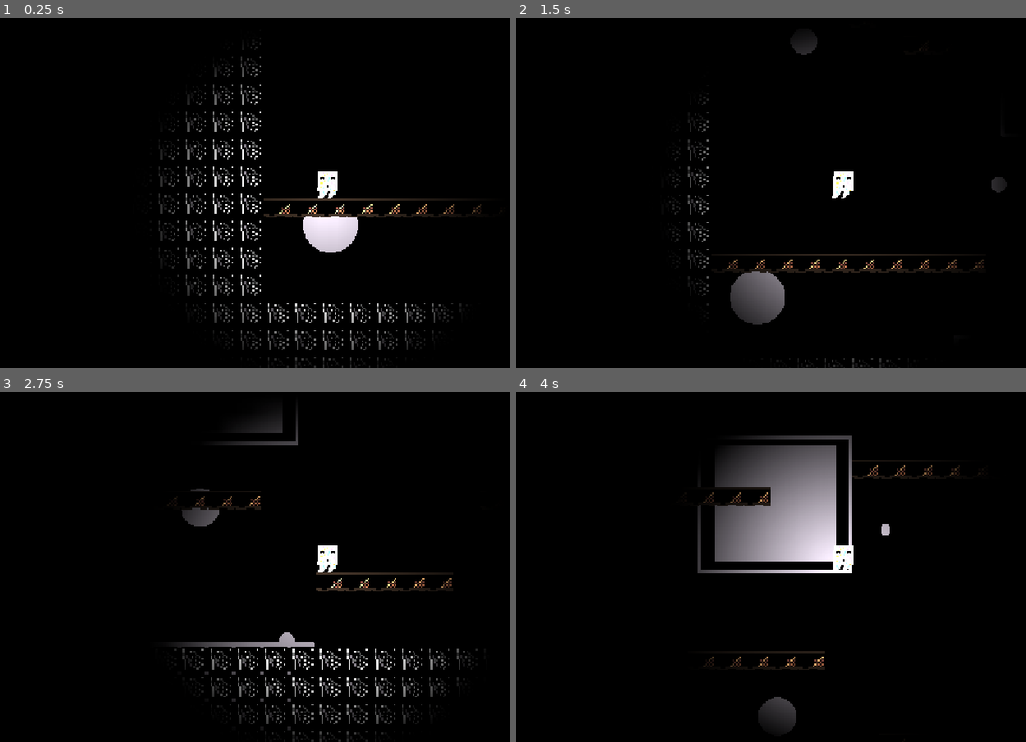
Above: before the commit, frames 1-4 (two rows, left to right).
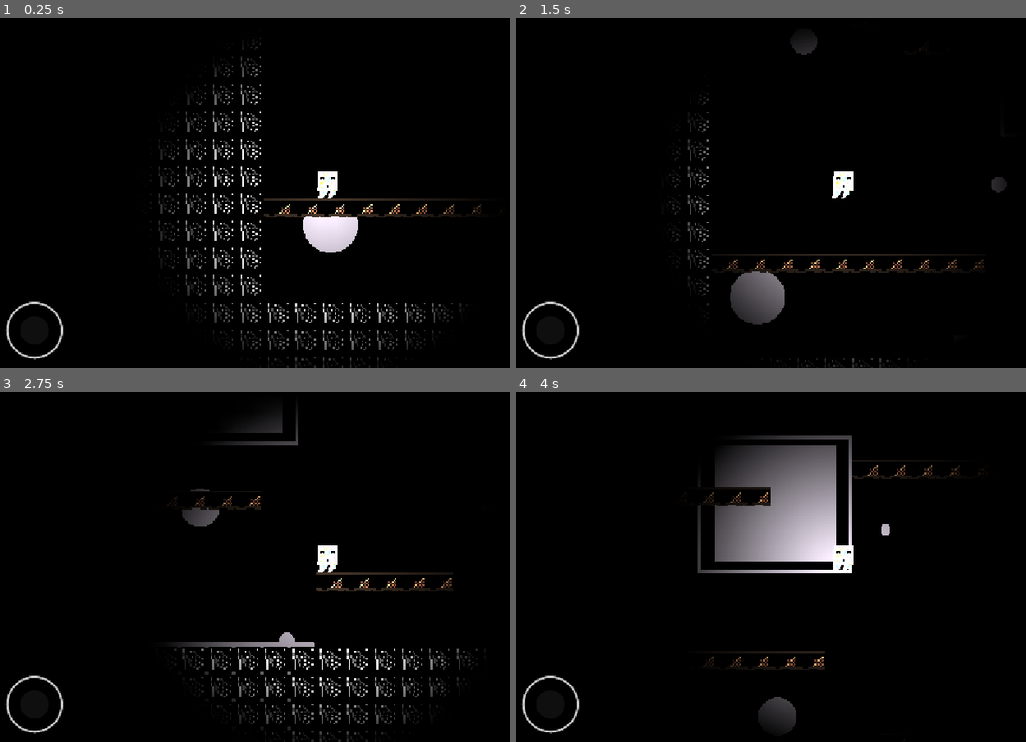
Above: after the commit, the same moments.

Repository: matt-ctrl-alt-del/Shutter
Game: Godot game, scene res://Scenes/level_1.tscn
Two runs of this game, one before a commit and one after it. Both use one fixed random seed, a clock stepped at 60 frames per second and the inputs below. This scene is started directly instead of the project's main scene.
Inputs (mouse positions are in pixels of both pictures, inside the frame that each line leads up to):
- Up to frame 1 (0.25 s): no input
- Up to frame 2 (1.5 s): click (outside the picture) at 0.52 s; hold D (move_right) from 1.28 s (still down); tap Space (jump) at 1.35 s
- Up to frame 3 (2.75 s): keep holding D (move_right); tap Space (jump) at 1.52, 1.82, 2.1, 2.27, 2.57 s
- Up to frame 4 (4 s): release D (move_right) at 2.78 s; hold A (move_left) 2.78-3.53 s; tap Space (jump) at 2.85, 3.6, 3.77 s; hold D (move_right) from 3.53 s (still down)

The runs differ from the first frame. In frame 1, 0.3% of the frame differs, in the area x 0-13%, y 81-98%; in frame 2, 0.3%; in frame 3, 0.3%; in frame 4, 0.3%.

Commit message:
Working on joystick

Diff:
--- /dev/null
+++ b/Scenes/joystick.tscn
@@ -0,0 +1,45 @@
+[gd_scene format=3 uid="uid://dlnqv7probs3s"]
+
+[ext_resource type="Texture2D" uid="uid://l5kga57vq482" path="res://Sprites/button_placeholders/jump_blk.png" id="1_ccjgu"]
+[ext_resource type="Texture2D" uid="uid://4ywykp8g60dd" path="res://Sprites/button_placeholders/jump_wht.png" id="2_626ei"]
+
+[node name="joystick" type="Control" unique_id=1294544369]
+z_index = 3
+layout_mode = 3
+anchors_preset = 15
+anchor_right = 1.0
+anchor_bottom = 1.0
+grow_horizontal = 2
+grow_vertical = 2
+
+[node name="VirtualJoystick" type="VirtualJoystick" parent="." unique_id=1397473751]
+top_level = true
+light_mask = 8
+visibility_layer = 8
+z_index = 6
+layout_mode = 0
+offset_left = 42.0
+offset_top = 562.0
+offset_right = 82.0
+offset_bottom = 602.0
+action_left = &"move_left"
+action_right = &"move_right"
+action_up = &"move_up"
+action_down = &"move_down"
+
+[node name="TextureButton" type="TextureButton" parent="." unique_id=400995656]
+z_index = 5
+layout_mode = 1
+anchors_preset = 3
+anchor_left = 1.0
+anchor_top = 1.0
+anchor_right = 1.0
+anchor_bottom = 1.0
+offset_left = -222.0
+offset_top = -78.0
+offset_right = -50.0
+offset_bottom = -36.0
+grow_horizontal = 0
+grow_vertical = 0
+texture_normal = ExtResource("1_ccjgu")
+texture_pressed = ExtResource("2_626ei")
--- a/Scenes/level_1.tscn
+++ b/Scenes/level_1.tscn
@@ -6,6 +6,7 @@
 [ext_resource type="Texture2D" uid="uid://df8pc7r0y35vb" path="res://Sprites/exit.png" id="4_7p6j4"]
 [ext_resource type="PackedScene" uid="uid://86662mbf6umd" path="res://Scenes/lvl1_eureka.tscn" id="5_6444e"]
 [ext_resource type="AudioStream" uid="uid://sktt8ycswy1r" path="res://Audio/scufflinglvl1.mp3" id="6_evi0p"]
+[ext_resource type="PackedScene" uid="uid://dlnqv7probs3s" path="res://Scenes/joystick.tscn" id="7_lsmp6"]
 
 [sub_resource type="AtlasTexture" id="AtlasTexture_6444e"]
 atlas = ExtResource("4_7p6j4")
@@ -108,7 +109,7 @@
 "duration": 1.0,
 "texture": SubResource("AtlasTexture_pjppf")
 }],
-"loop": true,
+"loop": 1,
 "name": &"exit",
 "speed": 5.0
 }]
@@ -162,4 +163,8 @@
 [node name="scuffling_lvl1" type="AudioStreamPlayer" parent="." unique_id=91441250]
 stream = ExtResource("6_evi0p")
 
+[node name="CanvasLayer" type="CanvasLayer" parent="." unique_id=1645870455]
+
+[node name="joystick" parent="CanvasLayer" unique_id=1294544369 instance=ExtResource("7_lsmp6")]
+
 [connection signal="body_entered" from="Area2D" to="." method="_on_area_2d_body_entered"]
--- a/Scenes/level_2.tscn
+++ b/Scenes/level_2.tscn
@@ -6,6 +6,7 @@
 [ext_resource type="PackedScene" uid="uid://d00f4bd0ej57o" path="res://Scenes/lvl_2_eureka.tscn" id="3_12fag"]
 [ext_resource type="AudioStream" uid="uid://ds5jn6othep6x" path="res://Audio/musicbox_lvl2.mp3" id="5_v36qu"]
 [ext_resource type="PackedScene" uid="uid://cigfpmbfakwyv" path="res://Scenes/lvl_2_map.tscn" id="6_cggpd"]
+[ext_resource type="PackedScene" uid="uid://dlnqv7probs3s" path="res://Scenes/joystick.tscn" id="7_055b2"]
 
 [sub_resource type="AtlasTexture" id="AtlasTexture_6444e"]
 atlas = ExtResource("2_12fag")
@@ -108,7 +109,7 @@
 "duration": 1.0,
 "texture": SubResource("AtlasTexture_pjppf")
 }],
-"loop": true,
+"loop": 1,
 "name": &"exit",
 "speed": 5.0
 }]
@@ -167,4 +168,8 @@
 range_layer_max = 200
 texture = SubResource("GradientTexture2D_cggpd")
 
+[node name="CanvasLayer" type="CanvasLayer" parent="." unique_id=1566561531]
+
+[node name="joystick" parent="CanvasLayer" unique_id=1294544369 instance=ExtResource("7_055b2")]
+
 [connection signal="body_entered" from="Area2D" to="." method="_on_area_2d_body_entered"]
--- a/Scenes/lvl1_eureka.tscn
+++ b/Scenes/lvl1_eureka.tscn
@@ -34,7 +34,7 @@
 "duration": 1.0,
 "texture": SubResource("AtlasTexture_x0evp")
 }],
-"loop": true,
+"loop": 1,
 "name": &"idle",
 "speed": 5.0
 }]
--- a/Script/level_1.gd
+++ b/Script/level_1.gd
@@ -9,3 +9,8 @@
 func _on_area_2d_body_entered(body: Node2D) -> void:
 	$Fade_transition/AnimationPlayer.play("fade_in")
 	get_tree().change_scene_to_file("res://Scenes/level_2.tscn")
+
+
+func _on_texture_button_pressed() -> void:
+	Input.action_press("jump")
+	Input.action_release("jump")
--- a/project.godot
+++ b/project.godot
@@ -12,7 +12,7 @@
 
 config/name="Shutter"
 run/main_scene="uid://cow8jwwbknv5x"
-config/features=PackedStringArray("4.6", "GL Compatibility")
+config/features=PackedStringArray("4.7", "GL Compatibility")
 boot_splash/bg_color=Color(0, 0, 0, 1)
 boot_splash/show_image=false
 config/icon="res://icon.svg"
@@ -68,6 +68,10 @@
 ]
 }
 
+[input_devices]
+
+pointing/emulate_touch_from_mouse=true
+
 [physics]
 
 3d/physics_engine="Jolt Physics"
Binary file added: Sprites/button_placeholders/jump_blk.png
Not shown, added: Sprites/button_placeholders/jump_blk.png.import
Binary file added: Sprites/button_placeholders/jump_wht.png
Not shown, added: Sprites/button_placeholders/jump_wht.png.import
